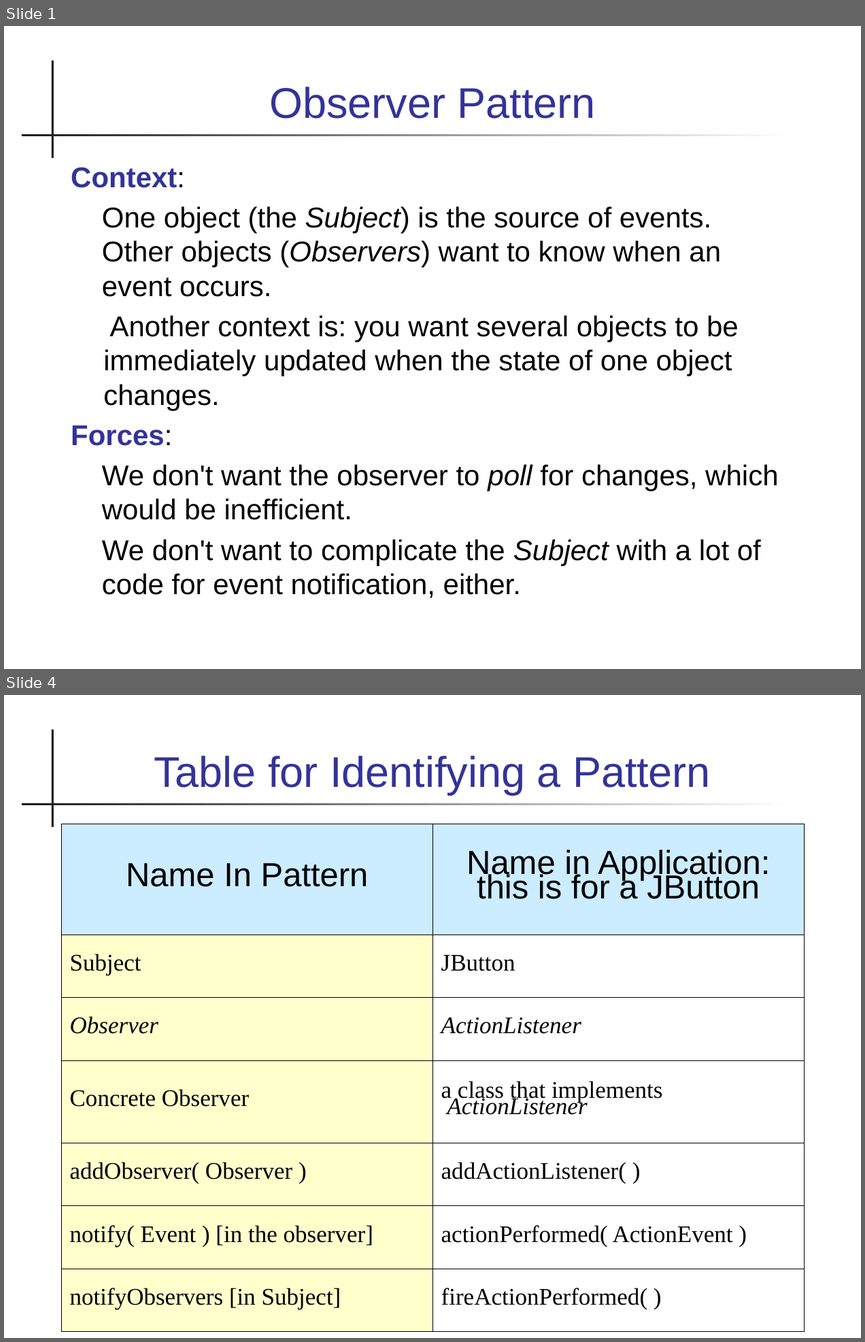
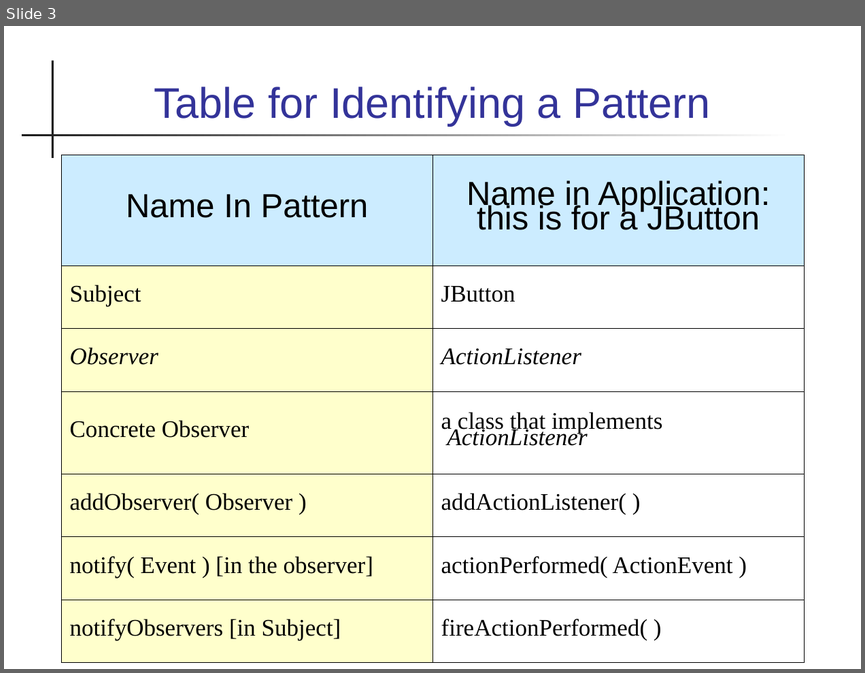
Before and after one commit to skeoop/skeoop.github.io, a slide deck: patterns/Observer Pattern.ppt. Shown one above the other, each under a label of ours: slides 1 and 4 before the commit, slide 3 after it; the slides between them are not shown. The pictures are 865x1342 and 865x673 pixels, drawn with LibreOffice and Linux fonts; fonts in the diff are those of the drawing. Boxes give left, top, right and bottom in pixels: in the first picture for what was removed or moved away, otherwise in the second. Text is boxed around its words. In the diff, an @@ line names an element or a change of style, - is before the commit and + after.

```diff
--- a/patterns/Observer Pattern.ppt
+++ b/patterns/Observer Pattern.ppt
@@ slide 1 removed at <box>4,26,861,669</box>, background #FFFFFF; not listed: 2 template elements that a slide beside it also shows @@
@@ title removed at <box>269,87,596,118</box> @@
-Observer Pattern
@@ text removed at <box>71,167,778,598</box> @@
-Context:
-One object (the Subject) is the source of events. Other objects (Observers) want to know when an event occurs.
-Another context is: you want several objects to be immediately updated when the state of one object changes.
-Forces:
-We don't want the observer to poll for changes, which would be inefficient.
-We don't want to complicate the Subject with a lot of code for event notification, either.
@@ what was slide 4 is now slide 3 @@
```
Also in this commit, not shown: 2 slides changed, 7 other files.
